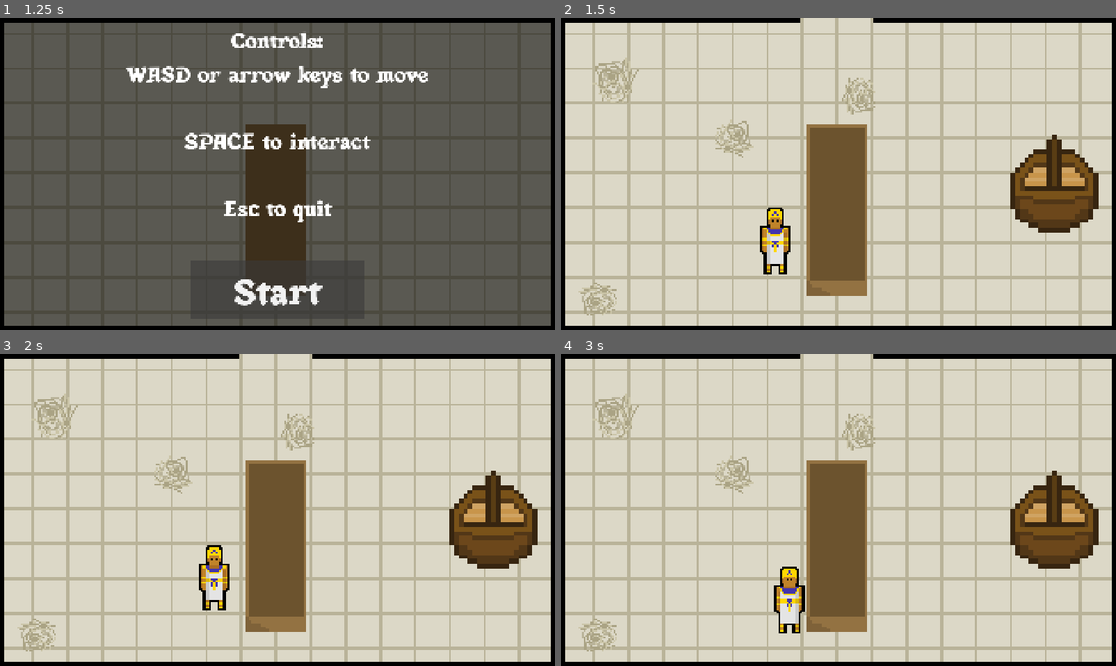
Above: before the commit, frames 1-4 (two rows, left to right).
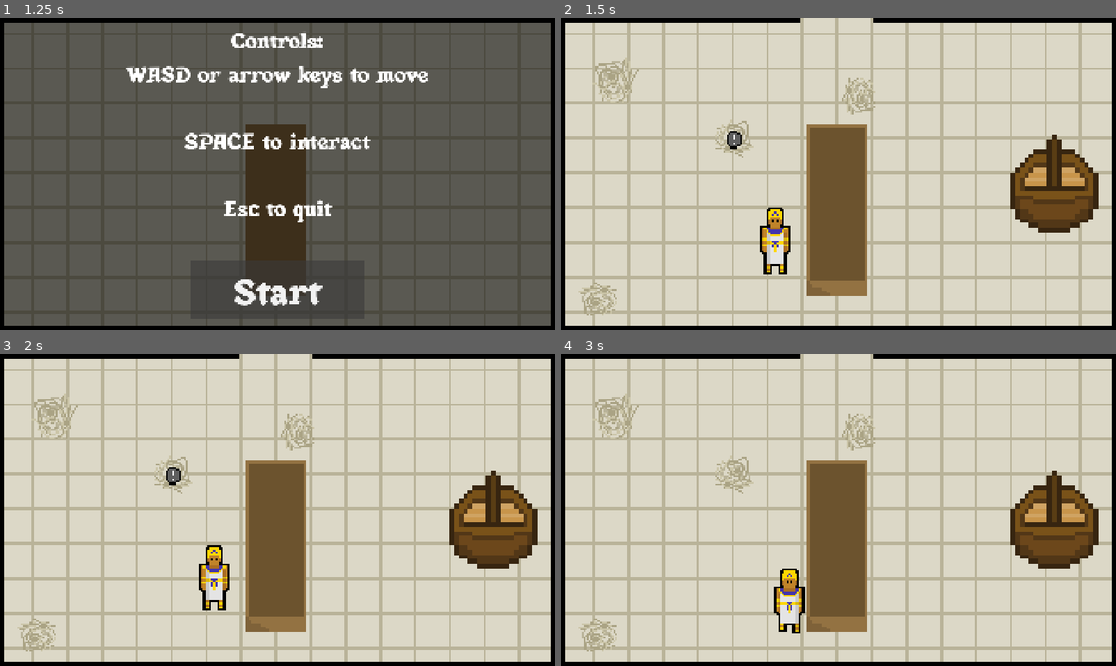
Above: after the commit, the same moments.

Repository: liadriscoll-arch/Field-of-Reeds
Game: Godot game, scene res://Scenes/start_screen.tscn
Two runs of this game, one before a commit and one after it. Both use one fixed random seed, a clock stepped at 60 frames per second and the inputs below.
Inputs:
- Up to frame 1 (1.25 s): click "Start" at 0.5 s
- Up to frame 2 (1.5 s): click "Start" at 1.25 s
- Up to frame 3 (2 s): no input
- Up to frame 4 (3 s): tap Enter (ui_accept) at 2, 2.85 s; hold Right (ui_right) 2.03-2.78 s; hold Enter (ui_accept) 2.03-2.78 s; hold Down (ui_down) from 2.78 s (still down)

Frame 1 is identical in both runs. In frame 2, 0.1% of the frame differs, in the area x 29-33%, y 36-43%; in frame 3, 0.1%; in frame 4, 0.3%, in the area x 38-44%, y 68-90%.

Commit message:
fixed walk animations, added new puzzle piece, started settings and end screen

Diff:
--- /dev/null
+++ b/Scenes/end_screen.tscn
@@ -0,0 +1,64 @@
+[gd_scene format=3 uid="uid://b0gtusxj1prj7"]
+
+[ext_resource type="Script" uid="uid://dp6dx3kqu4dsd" path="res://Scripts/end_screen.gd" id="1_1gwaw"]
+[ext_resource type="FontFile" uid="uid://isri0dibbil8" path="res://Assets/Anubismythicalserif-lxdLy.otf" id="2_bhpww"]
+[ext_resource type="Texture2D" uid="uid://obboyaixtrhe" path="res://Assets/reeds_scale_worthy.png" id="2_gdxnu"]
+
+[node name="end_screen" type="Node2D" unique_id=1063336772]
+script = ExtResource("1_1gwaw")
+
+[node name="Camera2D" type="Camera2D" parent="." unique_id=599514085]
+
+[node name="Sprite2D" type="Sprite2D" parent="." unique_id=2107504157]
+scale = Vector2(20, 20)
+texture = ExtResource("2_gdxnu")
+
+[node name="ColorRect" type="ColorRect" parent="." unique_id=518749314]
+offset_left = -960.0
+offset_top = -540.0
+offset_right = 960.0
+offset_bottom = 540.0
+color = Color(0, 0, 0, 0.7529412)
+
+[node name="Label" type="Label" parent="." unique_id=1360893097]
+offset_left = -950.0
+offset_top = -530.0
+offset_right = 950.0
+offset_bottom = 83.0
+theme_override_fonts/font = ExtResource("2_bhpww")
+theme_override_font_sizes/font_size = 100
+text = "Thanks For Playing!
+This game was based on the Egyptian
+\"Book of the Dead\"
+"
+horizontal_alignment = 1
+
+[node name="Label2" type="Label" parent="." unique_id=504888752]
+offset_left = -950.0
+offset_top = -36.0
+offset_right = 950.0
+offset_bottom = 278.0
+theme_override_fonts/font = ExtResource("2_bhpww")
+theme_override_font_sizes/font_size = 50
+text = "Liam Driscoll"
+horizontal_alignment = 1
+
+[node name="quit_button" type="Button" parent="." unique_id=2022249829]
+offset_top = 279.0
+offset_right = 831.0
+offset_bottom = 487.0
+theme_override_fonts/font = ExtResource("2_bhpww")
+theme_override_font_sizes/font_size = 100
+text = "Quit"
+
+[node name="play_again_button" type="Button" parent="." unique_id=1202745977]
+offset_left = -881.0
+offset_top = 279.0
+offset_right = -50.0
+offset_bottom = 487.0
+theme_override_fonts/font = ExtResource("2_bhpww")
+theme_override_font_sizes/font_size = 100
+text = "Play Again"
+
+[connection signal="pressed" from="quit_button" to="." method="_on_quit_button_pressed"]
+[connection signal="pressed" from="play_again_button" to="." method="_on_play_again_button_pressed"]
--- /dev/null
+++ b/Scenes/pause_screen.tscn
@@ -0,0 +1,42 @@
+[gd_scene format=3 uid="uid://cx6bc7jy6kcsy"]
+
+[ext_resource type="Texture2D" uid="uid://3cp0ly0ijywx" path="res://Assets/reeds-start-bg.png" id="1_gkx8r"]
+[ext_resource type="Script" uid="uid://bcl731e2yttld" path="res://Scripts/pause_screen.gd" id="1_un6tb"]
+[ext_resource type="FontFile" uid="uid://isri0dibbil8" path="res://Assets/Anubismythicalserif-lxdLy.otf" id="3_rbgr5"]
+
+[node name="pause_screen" type="Node2D" unique_id=108718674]
+script = ExtResource("1_un6tb")
+
+[node name="Camera2D" type="Camera2D" parent="." unique_id=1771089254]
+
+[node name="Sprite2D" type="Sprite2D" parent="." unique_id=692268738]
+scale = Vector2(10, 10)
+texture = ExtResource("1_gkx8r")
+
+[node name="ColorRect" type="ColorRect" parent="." unique_id=958888041]
+offset_left = -1093.0
+offset_top = -622.0
+offset_right = 1081.0
+offset_bottom = 609.0
+color = Color(0, 0, 0, 0.5882353)
+
+[node name="Quit_button" type="Button" parent="." unique_id=283514031]
+offset_left = 150.0
+offset_top = 250.0
+offset_right = 752.0
+offset_bottom = 427.0
+theme_override_fonts/font = ExtResource("3_rbgr5")
+theme_override_font_sizes/font_size = 100
+text = "Quit"
+
+[node name="return_button" type="Button" parent="." unique_id=38052754]
+offset_left = -752.0
+offset_top = 250.0
+offset_right = -150.0
+offset_bottom = 427.0
+theme_override_fonts/font = ExtResource("3_rbgr5")
+theme_override_font_sizes/font_size = 100
+text = "Return"
+
+[connection signal="pressed" from="Quit_button" to="." method="_on_quit_button_pressed"]
+[connection signal="pressed" from="return_button" to="." method="_on_return_button_pressed"]
--- a/Scenes/pharaoh.tscn
+++ b/Scenes/pharaoh.tscn
@@ -57,7 +57,7 @@
 }],
 "loop": 1,
 "name": &"walkingdown",
-"speed": 5.0
+"speed": 6.0
 }, {
 "frames": [{
 "duration": 1.0,
@@ -67,21 +67,21 @@
 "texture": ExtResource("10_uiwbt")
 }, {
 "duration": 1.0,
-"texture": ExtResource("2_gvrdv")
+"texture": ExtResource("3_kojcx")
 }, {
 "duration": 1.0,
 "texture": ExtResource("11_ww4yv")
 }],
 "loop": 1,
 "name": &"walkingup",
-"speed": 5.0
+"speed": 6.0
 }]
 
 [sub_resource type="RectangleShape2D" id="RectangleShape2D_kojcx"]
 size = Vector2(15, 33)
 
 [sub_resource type="CircleShape2D" id="CircleShape2D_uuqmu"]
-radius = 42.54703
+radius = 50.5099
 
 [sub_resource type="CircleShape2D" id="CircleShape2D_3vgto"]
 radius = 19.5
@@ -91,9 +91,9 @@
 
 [node name="AnimatedSprite2D" type="AnimatedSprite2D" parent="." unique_id=872805422]
 sprite_frames = SubResource("SpriteFrames_3vgto")
-animation = &"walking"
+animation = &"walkingup"
 autoplay = "default"
-frame_progress = 0.2926992
+frame_progress = 0.6807255
 
 [node name="player_col" type="CollisionShape2D" parent="." unique_id=300721238]
 position = Vector2(0.5, 15.5)
--- a/Scripts/boat_area.gd
+++ b/Scripts/boat_area.gd
@@ -3,6 +3,9 @@
 @onready var boat: Node2D = $".."
 
 @onready var pharaoh: CharacterBody2D = $"../../Pharaoh"
+
+@onready var info_tomb_color: ColorRect = $"../../info_tomb_color"
+@onready var info_tomb_label: Label = $"../../info_tomb_label"
 
 const SOUTH_BANK := Vector2(0, 186)
 const NORTH_BANK := Vector2(0, -78)
@@ -49,10 +52,21 @@
 
 
 func _ride_boat() -> void:
-	if Global.ship_location == SOUTH_BANK:
-		pharaoh.position = Vector2(0, -470)
-		Global.ship_location = NORTH_BANK
+	if Global.discovered.has("oar"):
+		if Global.ship_location == SOUTH_BANK:
+			pharaoh.position = Vector2(0, -470)
+			Global.ship_location = NORTH_BANK
+		else:
+			pharaoh.position = Vector2(0, 254)
+			Global.ship_location = SOUTH_BANK
+		boat.position = Global.ship_location
 	else:
-		pharaoh.position = Vector2(0, 254)
-		Global.ship_location = SOUTH_BANK
-	boat.position = Global.ship_location
+		info_tomb_color.visible = true
+		info_tomb_label.visible = true
+		info_tomb_label.add_theme_font_size_override("font_size", 70)
+		info_tomb_label.text = "You need a way to row this accross"
+		await get_tree().create_timer(3).timeout
+		info_tomb_color.visible = false
+		info_tomb_label.text = ""
+		info_tomb_label.visible = false
+	await get_tree().process_frame
--- /dev/null
+++ b/Scripts/end_screen.gd
@@ -0,0 +1,20 @@
+extends Node2D
+@onready var sprite_2d: Sprite2D = $Sprite2D
+
+var unworthy_scale = preload("res://Assets/reeds_scale_unworthy.png")
+var worthy_scale = preload("res://Assets/reeds_scale_worthy.png")
+
+func _ready() -> void:
+	if Global.worthy:
+		sprite_2d.texture = worthy_scale
+	else:
+		sprite_2d.texture = unworthy_scale
+
+
+func _on_quit_button_pressed() -> void:
+	get_tree().quit()
+
+
+
+func _on_play_again_button_pressed() -> void:
+	get_tree().change_scene_to_file("res://Scenes/start_screen.tscn")
--- a/Scripts/global.gd
+++ b/Scripts/global.gd
@@ -1,4 +1,5 @@
 extends Node
+
 
 
 var hours_spent = "way too long"
@@ -22,6 +23,7 @@
 var ship_location = Vector2(0,186)
 var brick_found = false
 var worthy
+var previous_scene_path = ""
 
 
 func _ready() -> void:
@@ -38,4 +40,24 @@
 
 func _process(delta):
 	if Input.is_action_just_pressed("ui_cancel"):
-		get_tree().quit()
+		Global.previous_scene_path = get_tree().current_scene.scene_file_path
+		if Global.previous_scene_path == "res://Scenes/tomb_room.tscn":
+			Global.tomb_room_position = $Pharoah.position
+		elif Global.previous_scene_path == "res://Scenes/river_room.tscn":
+			Global.river_room_position = $Pharoah.position
+		elif Global.previous_scene_path == "res://Scenes/room_2.tscn":
+			Global.room_2_position = $Pharoah.position
+		elif Global.previous_scene_path == "res://Scenes/room_4.tscn":
+			Global.room_4_position = $Pharoah.position
+		elif Global.previous_scene_path == "res://Scenes/room_3.tscn":
+			Global.room_3_position = $Pharoah.position
+		else: return
+
+		get_tree().change_scene_to_file("res://Scenes/pause_screen.tscn")
+
+
+func go_back_to_previous_scene():
+	if Global.previous_scene_path != "":
+		get_tree().change_scene_to_file(Global.previous_scene_path)
+	else:
+		get_tree().change_scene_to_file("res://Scenes/tomb_room.tscn")
--- a/Scripts/judgement.gd
+++ b/Scripts/judgement.gd
@@ -9,11 +9,13 @@
 
 func _ready() -> void:
 	start_color.visible = true
-	await get_tree().create_timer(8).timeout
+	await get_tree().create_timer(5).timeout
 	start_color.visible = false
 	if Global.worthy:
-		label.text = "You are worthy enough to enter the Field of Reeds. \n Thanks for playing! \n Press esc to quit "
+		label.text = "You are worthy enough to enter the Field of Reeds."
 		sprite_2d.texture = worthy_scale
 	else:
-		label.text = "You are not worthy enough to enter the Field of Reeds. \n You stole a brick piece from 1 of the 42 judges. \n Thanks for playing! \n Press esc to quit "
+		label.text = "You are not worthy enough to enter the Field of Reeds. \n You stole a brick piece from 1 of the 42 judges."
 		sprite_2d.texture = worthy_scale
+	await get_tree().create_timer(3).timeout
+	get_tree().change_scene_to_file("res://Scenes/end_screen.tscn")
--- /dev/null
+++ b/Scripts/pause_screen.gd
@@ -0,0 +1,12 @@
+extends Node2D
+
+
+
+
+
+func _on_quit_button_pressed() -> void:
+	get_tree().quit()
+
+
+func _on_return_button_pressed() -> void:
+	Global.go_back_to_previous_scene()
--- a/Scripts/player.gd
+++ b/Scripts/player.gd
@@ -23,13 +23,10 @@
 		if xdirection == 0 && ydirection == 0:
 			Pharoah_sprite.play("default")
 		elif xdirection:
-			Pharoah_sprite.stop()
 			Pharoah_sprite.play("walking")
 		elif ydirection == 1:
-			Pharoah_sprite.stop()
 			Pharoah_sprite.play("walkingup")
 		elif ydirection == -1:
-			Pharoah_sprite.stop()
 			Pharoah_sprite.play("walkingdown")
 
 		if xdirection < 0:
--- a/Scripts/tomb_room.gd
+++ b/Scripts/tomb_room.gd
@@ -33,7 +33,12 @@
 			if Input.is_action_pressed("ui_accept"):
 				info_tomb_color.visible = true
 				info_tomb_label.visible = true
-				info_tomb_label.text = "Nothing here"
+				if Global.discovered.has("oar"):
+					info_tomb_label.text = "Nothing here"
+				else:
+					info_tomb_label.add_theme_font_size_override("font_size", 80)
+					info_tomb_label.text = "You found an oar"
+					Global.discovered.append("oar")
 				await get_tree().create_timer(2).timeout
 				info_tomb_color.visible = false
 				info_tomb_label.text = ""
--- /dev/null
+++ b/quit_button.gd
@@ -0,0 +1,11 @@
+extends Button
+
+
+# Called when the node enters the scene tree for the first time.
+func _ready() -> void:
+	pass # Replace with function body.
+
+
+# Called every frame. 'delta' is the elapsed time since the previous frame.
+func _process(delta: float) -> void:
+	pass
Renamed: Scenes/front_walk1.png -> Assets/front_walk1.png
Not shown, changed: Assets/front_walk1.png.import
Renamed: Scenes/front_walk2.png -> Assets/front_walk2.png
Not shown, changed: Assets/front_walk2.png.import
Not shown: 1 places in Scenes/pharaoh.tscn that only renumber resources
Not shown, added: Scripts/end_screen.gd.uid
Not shown, added: Scripts/pause_screen.gd.uid
Binary file changed: Sprites/front_walk1.png
Binary file changed: Sprites/front_walk2.png
Binary file changed: Sprites/walk_left.png
Not shown, changed: Sprites/walk_left.png.import
Not shown, added: quit_button.gd.uid
